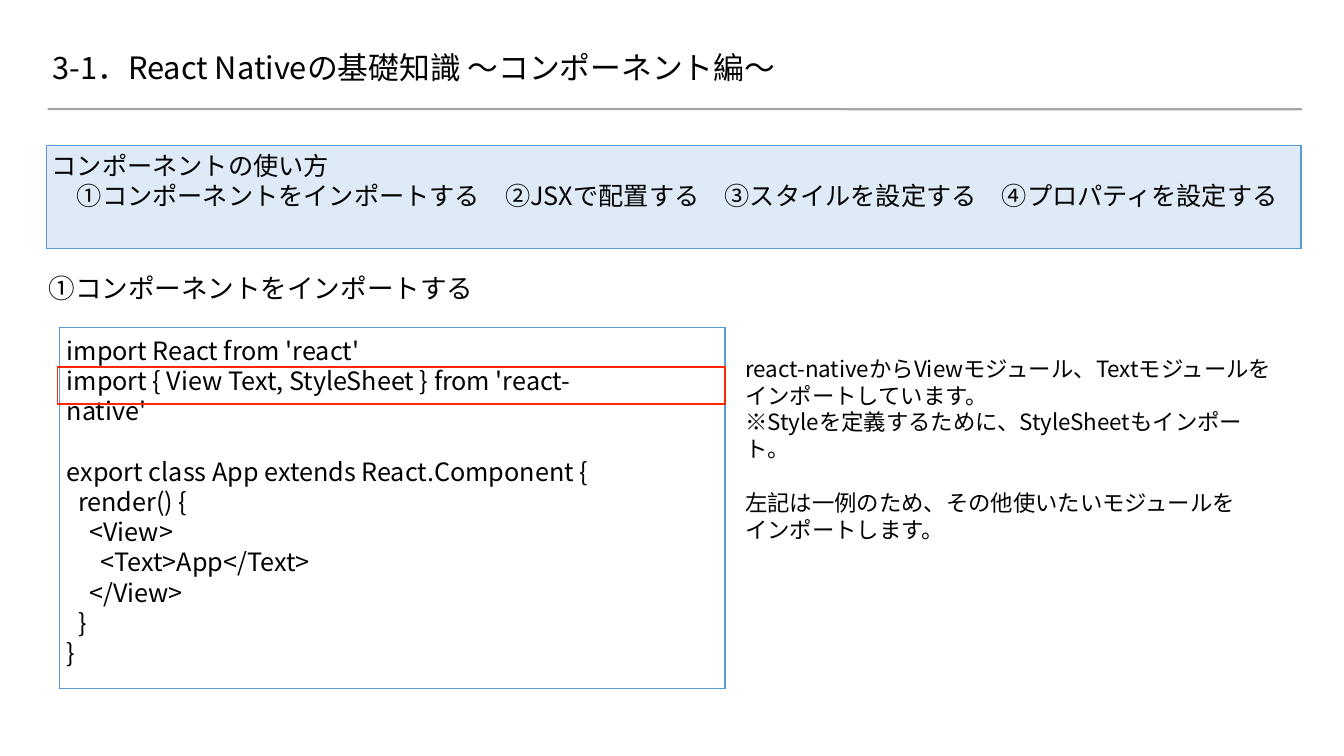
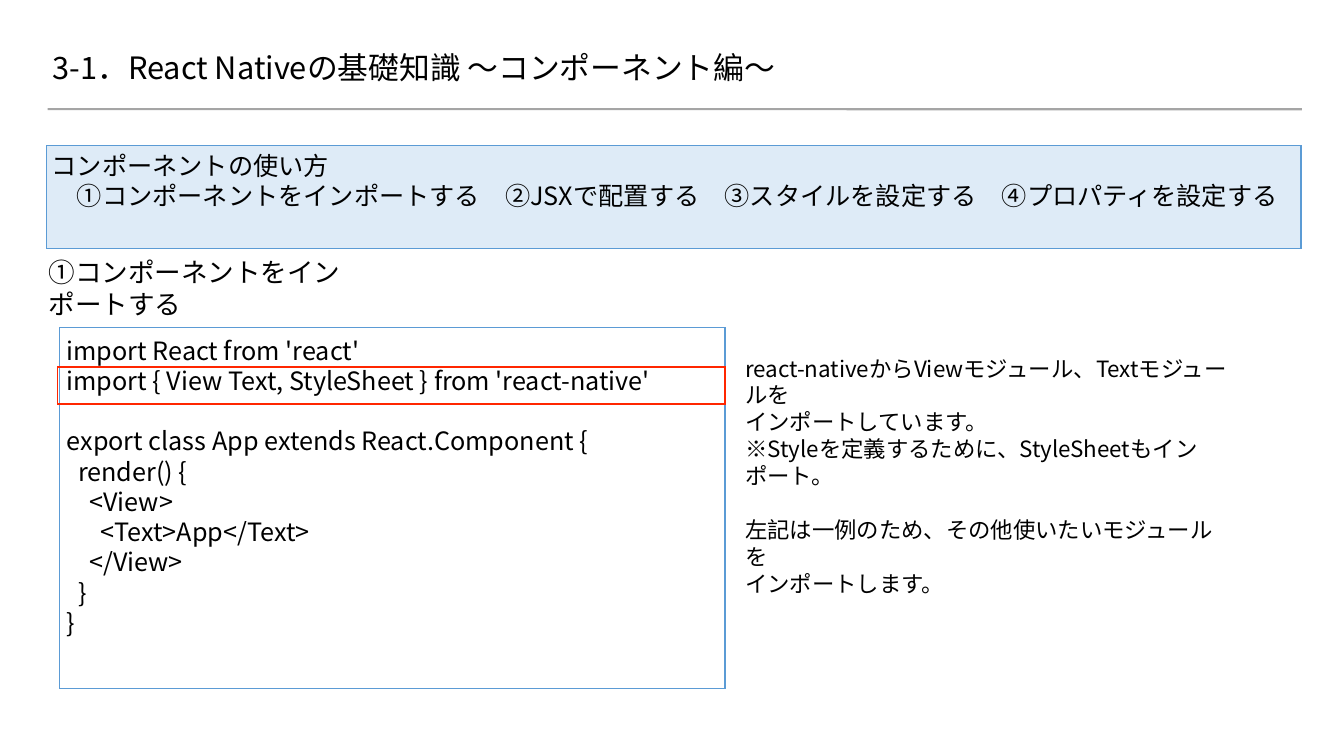
Before and after one commit to 2018SYSTEMI34/diary, a slide deck: slide 2 of doc/02_SlideShare/01.ネタ/３_ReactNative基礎知識/react-native.pptx. Drawn at 1344x756 pixels with LibreOffice and Linux fonts; fonts in the diff are those of the drawing; background and template pictures are left out. Boxes give left, top, right and bottom in pixels: in the first picture for what was removed or moved away, otherwise in the second. Text is boxed around its words. In the diff, an @@ line names an element or a change of style, - is before the commit and + after.

Commit message:
Windowsでのずれを修正する。

```diff
--- a/doc/02_SlideShare/01.ネタ/３_ReactNative基礎知識/react-native.pptx
+++ b/doc/02_SlideShare/01.ネタ/３_ReactNative基礎知識/react-native.pptx
@@ text "①コンポーネントをインポートする" rewrapped from bbox=[49, 275, 474, 301] to bbox=[43, 266, 390, 310] @@
@@ text "import React from 'react'" rewrapped from bbox=[67, 339, 574, 607] to bbox=[67, 339, 650, 576] @@
@@ text "react-nativeからViewモジュール、Textモジュールを" rewrapped from bbox=[745, 359, 1271, 540] to bbox=[745, 359, 1226, 594] @@
```
Also in this commit, not shown: 14 other slides changed, 1 slide removed.
